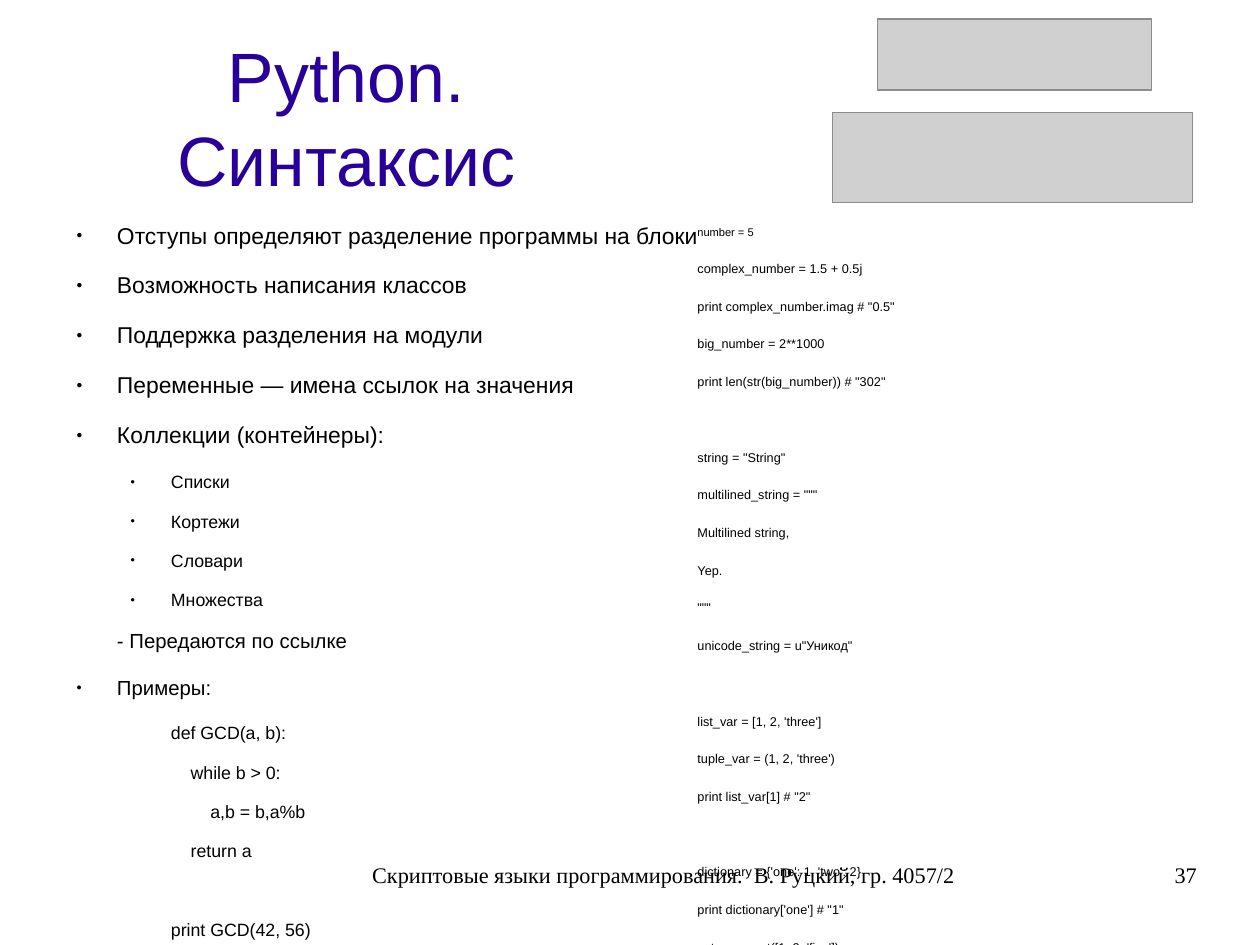
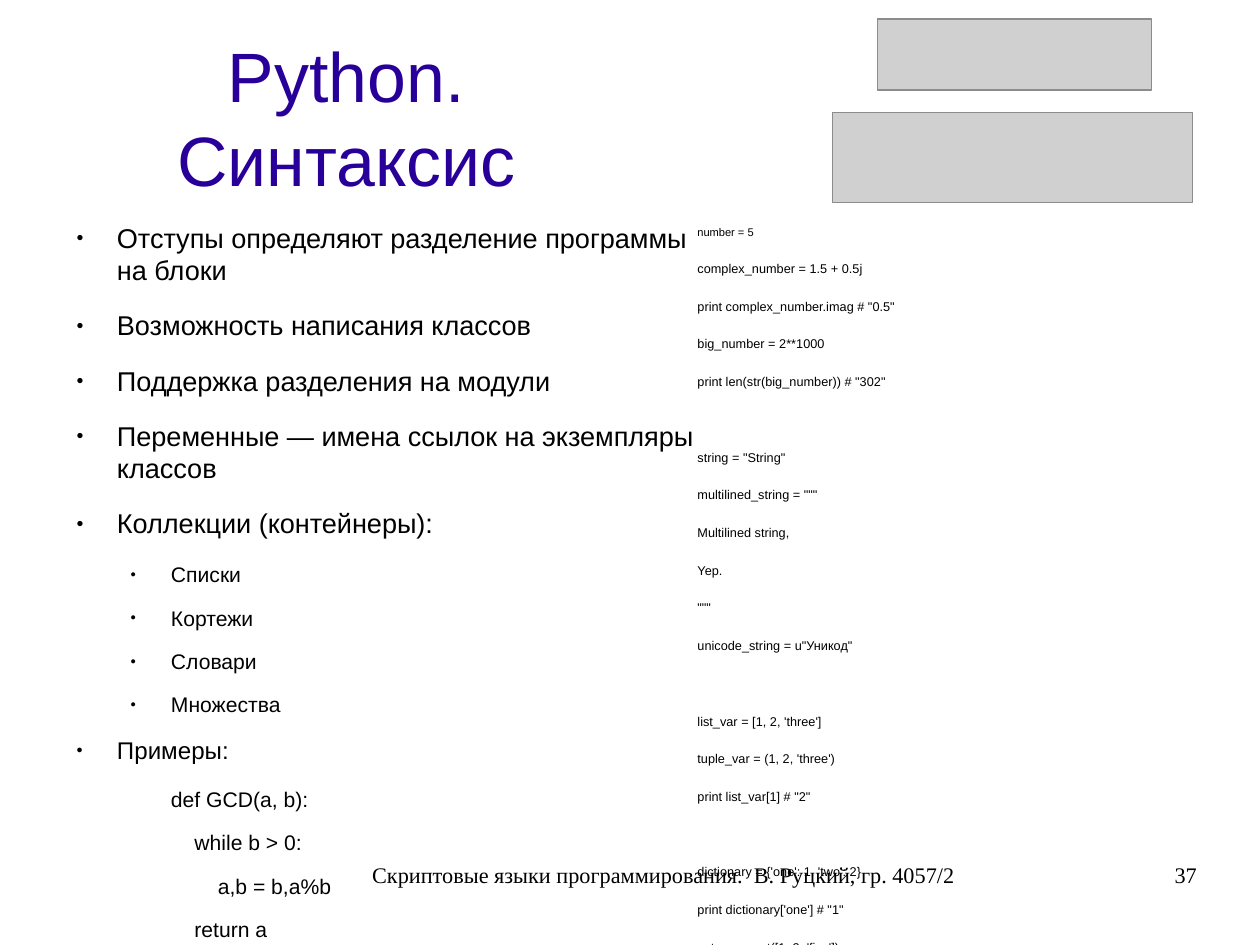
Before and after one commit to rutsky/semester07, a slide deck: slide 37 of Operation_systems/scripting_languages/40572_Rutsky_Scripting_languages.odp. Drawn at 1260x945 pixels with LibreOffice and Linux fonts; fonts in the diff are those of the drawing; grey boxes stand for pictures. Boxes give left, top, right and bottom in pixels: in the first picture for what was removed or moved away, otherwise in the second. Text is boxed around its words. In the diff, an @@ line names an element or a change of style, - is before the commit and + after.

```diff
--- a/Operation_systems/scripting_languages/40572_Rutsky_Scripting_languages.odp
+++ b/Operation_systems/scripting_languages/40572_Rutsky_Scripting_languages.odp
@@ text at bbox=[117, 229, 686, 938]: size 14.4 to 17.1 pt in "Отступы определяют разделение программы на блоки", "Возможность написания классов", "Поддержка разделения на модули", "Коллекции (контейнеры):"; size 11.2 to 13.3 pt in "Списки", "Кортежи", "Словари", "Множества" and 5 more places; size 12.8 to 15.2 pt in "Примеры:" @@
@@ text at bbox=[117, 427, 693, 479]: text changed; size 14.4 to 17.1 pt @@
-● Переменные — имена ссылок на значения
+● Переменные — имена ссылок на экземпляры классов
@@ text at bbox=[129, 634, 347, 653]: paragraph removed @@
-- Передаются по ссылке
```
Also in this commit, not shown: 3 other slides changed, 3 slides added.
